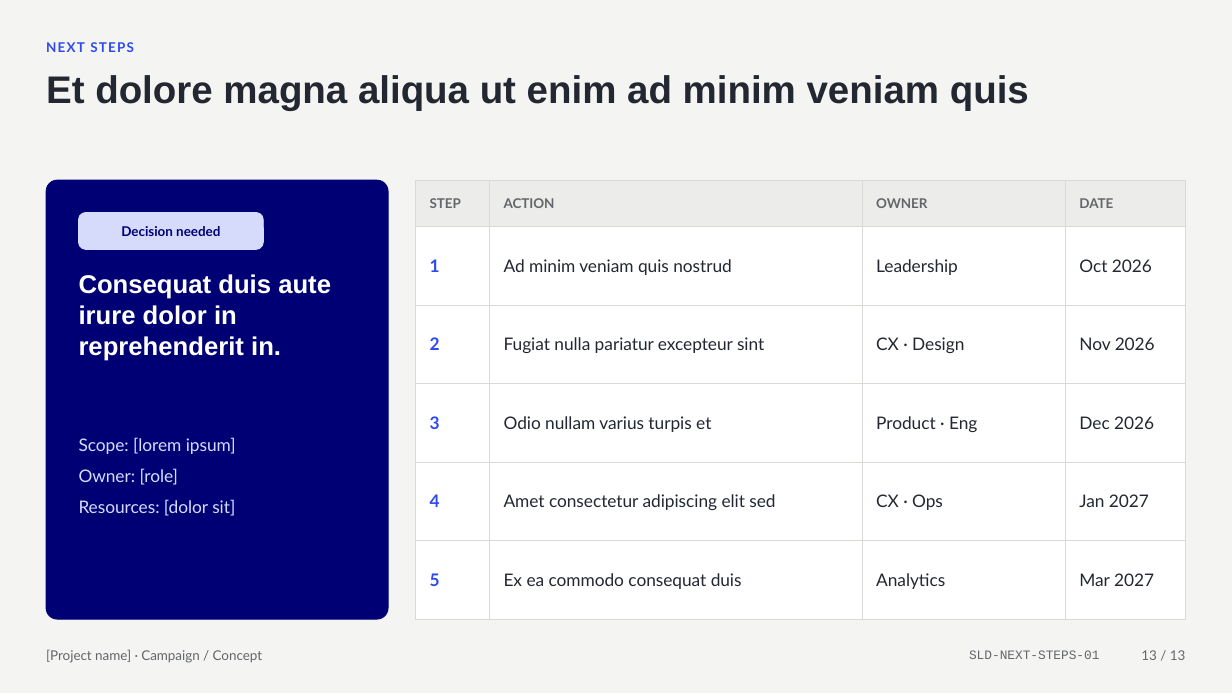
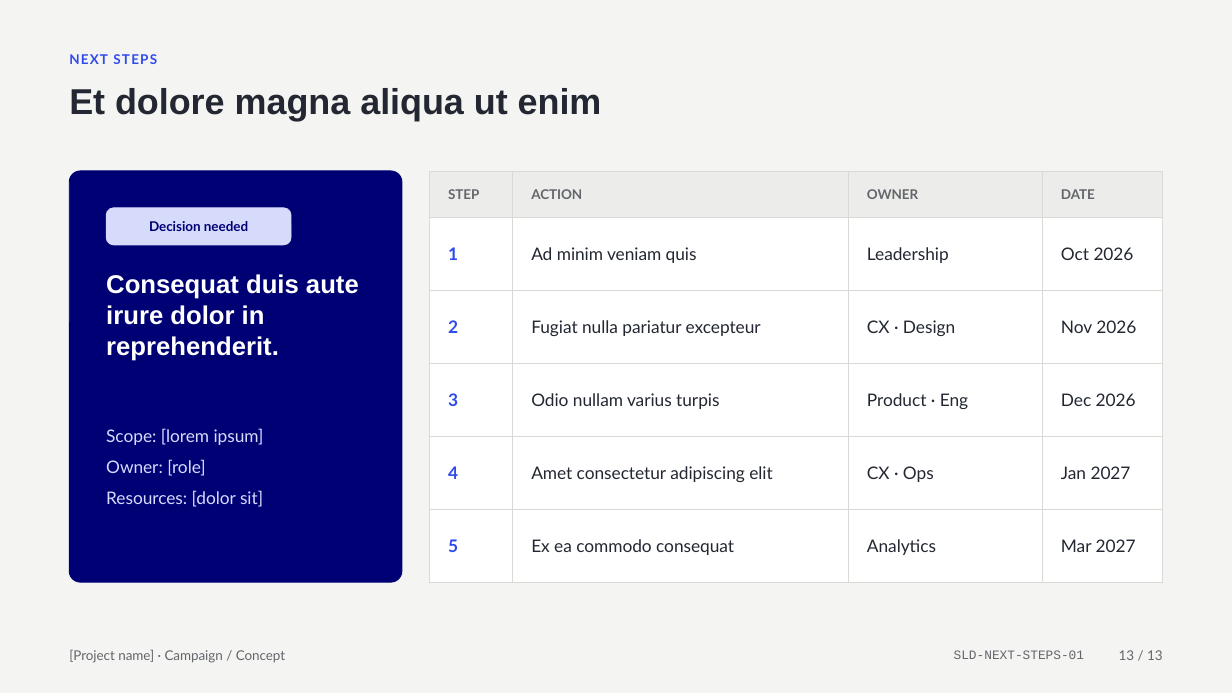
Before and after one commit to rajesh171812/storyloom.ai, a slide deck: slide 13 of downloads/templates/Template_Campaign_Concept_v1.pptx. Drawn at 1232x693 pixels with LibreOffice and Linux fonts; fonts in the diff are those of the drawing. Boxes give left, top, right and bottom in pixels: in the first picture for what was removed or moved away, otherwise in the second. Text is boxed around its words. In the diff, an @@ line names an element or a change of style, - is before the commit and + after.

```diff
--- a/downloads/templates/Template_Campaign_Concept_v1.pptx
+++ b/downloads/templates/Template_Campaign_Concept_v1.pptx
@@ text "NEXT STEPS": place and size @@
-text "NEXT STEPS" at [46,42,134,52]
+text "NEXT STEPS" at [69,54,157,64]
@@ text at [69,88,602,121]: text changed; size 30 to 28 pt @@
-Et dolore magna aliqua ut enim ad minim veniam quis
+Et dolore magna aliqua ut enim
@@ rounded rectangle: place and size @@
-rounded rectangle at [46,180,388,619]
+rounded rectangle at [69,171,402,582]
@@ rounded rectangle at [69,171,402,582]: proportions changed @@
@@ table at [430,171,1163,559] @@
-row 2, column 2: Ad minim veniam quis nostrud
+row 2, column 2: Ad minim veniam quis
-row 3, column 2: Fugiat nulla pariatur excepteur sint
+row 3, column 2: Fugiat nulla pariatur excepteur
-row 4, column 2: Odio nullam varius turpis et
+row 4, column 2: Odio nullam varius turpis
-row 5, column 2: Amet consectetur adipiscing elit sed
+row 5, column 2: Amet consectetur adipiscing elit
-row 6, column 2: Ex ea commodo consequat duis
+row 6, column 2: Ex ea commodo consequat
@@ table: place and size @@
-table at [416,180,1186,593]
+table at [430,171,1163,559]
@@ text "Decision needed": place and size @@
-text "Decision needed" at [121,226,220,236]
+text "Decision needed" at [149,221,248,231]
@@ rounded rectangle: place and size @@
-rounded rectangle at [79,213,263,250]
+rounded rectangle at [106,208,291,245]
@@ text at [106,274,359,361]: text changed @@
-Consequat duis aute irure dolor in reprehenderit in.
+Consequat duis aute irure dolor in reprehenderit.
@@ text "Scope: [lorem ipsum]": place and size @@
-text "Scope: [lorem ipsum]" at [79,437,236,516]
+text "Scope: [lorem ipsum]" at [106,428,264,507]
@@ text "[Project name] · Campaign / ...": place and size @@
-text "[Project name] · Campaign / ..." at [46,649,262,663]
+text "[Project name] · Campaign / ..." at [69,649,285,663]
@@ text "SLD-NEXT-STEPS-01": place and size @@
-text "SLD-NEXT-STEPS-01" at [969,650,1099,659]
+text "SLD-NEXT-STEPS-01" at [954,650,1084,659]
@@ text "13 / 13": place and size @@
-text "13 / 13" at [1141,650,1186,660]
+text "13 / 13" at [1119,650,1163,660]
```
Also in this commit, not shown: 12 other slides changed, 16 other files.
